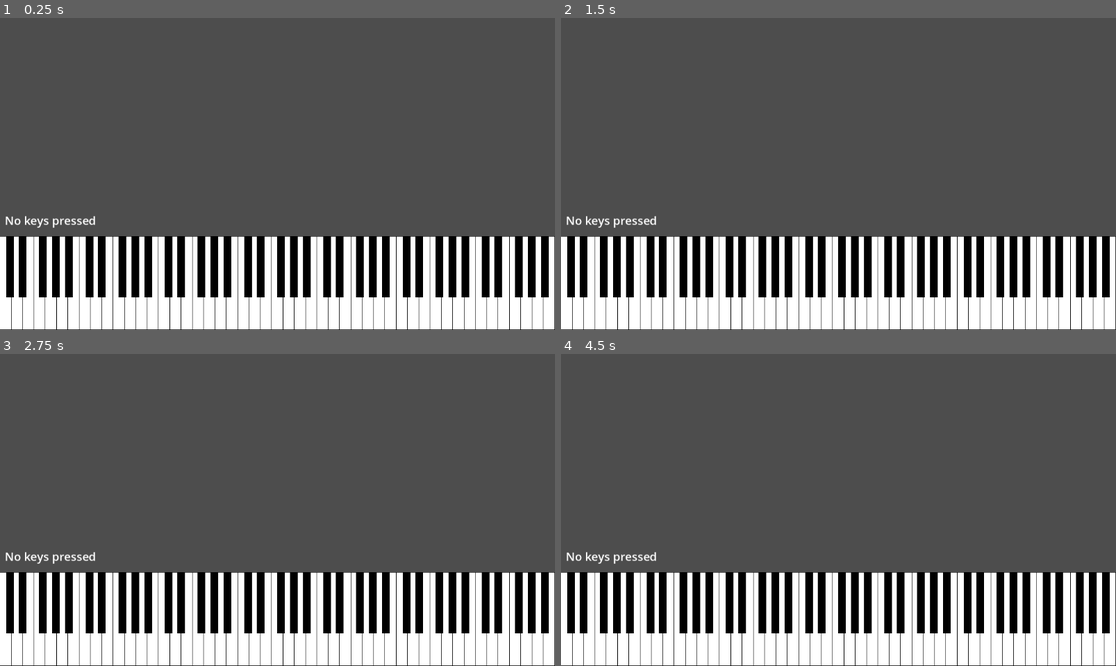
Above: before the commit, frames 1-4 (two rows, left to right).
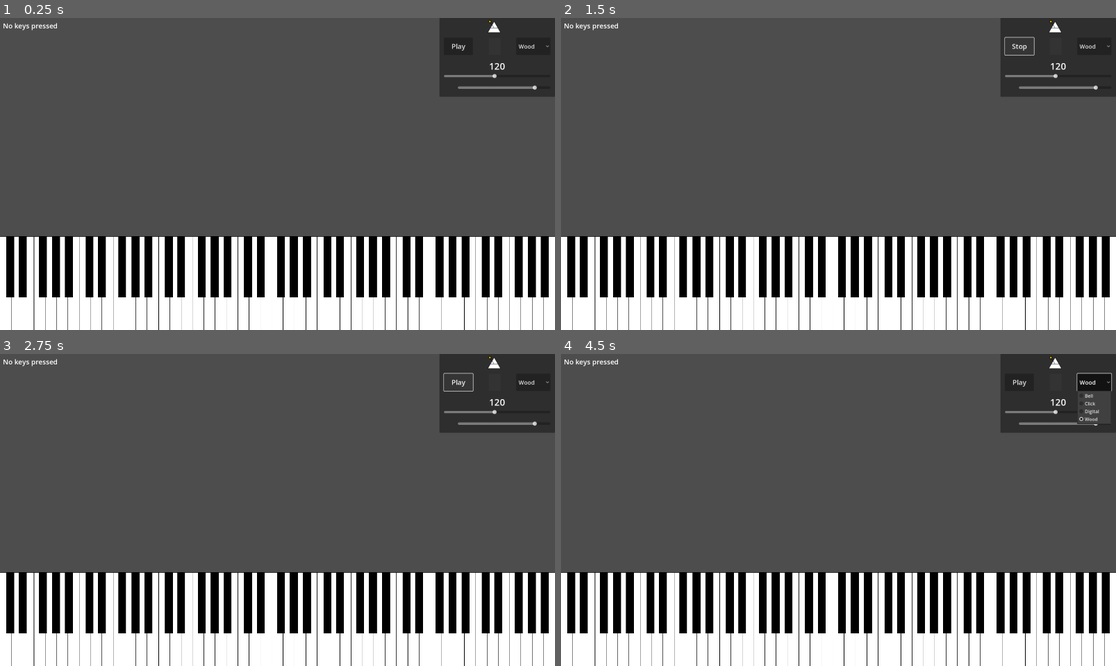
Above: after the commit, the same moments.

Repository: PianoFitness/piano-fitness-app
Game: Godot game, scene res://scenes/piano.tscn
Same seed, same stepped clock (60 frames per second), same inputs: the game is played once before the commit and once after it. The project has no main scene, so this scene is started directly.
Inputs (mouse positions are in pixels of both pictures, inside the frame that each line leads up to):
- Up to frame 1 (0.25 s): no input
- Up to frame 2 (1.5 s): click (1093, 46) at 0.5 s, where only the run after the commit has a clickable "Wood"; click (1021, 46) at 1.25 s, where only the run after the commit has a clickable "Play"
- Up to frame 3 (2.75 s): click (460, 382) at 2 s, where only the run after the commit has a clickable "Stop"
- Up to frame 4 (4.5 s): click (1021, 382) at 2.75 s, where only the run after the commit has a clickable "Play"; click (1021, 382) at 3.5 s, where only the run after the commit has a clickable "Stop"; click (1093, 382) at 4.25 s, where only the run after the commit has a clickable "Wood"

The runs differ from the first frame. In frame 1, 8.2% of the frame differs, in the area x 0-100%, y 0-100%; in frame 2, 8.0%; in frame 3, 8.0%; in frame 4, 7.7%.

Commit message:
Implement metronome feature with sound options and UI improvements (#4)
* Initial working metronome

* Add sounds with attribution

* Update metronome

* Improve metronome

* Metronome in upper right corner

* Remove plus and minus buttons

* Switch to Control

* Add icon

Diff:
--- /dev/null
+++ b/app/assets/images/metronome.svg
@@ -0,0 +1,96 @@
+<?xml version="1.0" encoding="UTF-8" standalone="no"?>
+<!-- Created with Inkscape (http://www.inkscape.org/) -->
+
+<svg
+   width="48"
+   height="48"
+   viewBox="0 0 12.7 12.7"
+   version="1.1"
+   id="svg1"
+   inkscape:version="1.3.2 (091e20e, 2023-11-25)"
+   sodipodi:docname="metronome.svg"
+   xmlns:inkscape="http://www.inkscape.org/namespaces/inkscape"
+   xmlns:sodipodi="http://sodipodi.sourceforge.net/DTD/sodipodi-0.dtd"
+   xmlns="http://www.w3.org/2000/svg"
+   xmlns:svg="http://www.w3.org/2000/svg">
+  <sodipodi:namedview
+     id="namedview1"
+     pagecolor="#505050"
+     bordercolor="#eeeeee"
+     borderopacity="1"
+     inkscape:showpageshadow="0"
+     inkscape:pageopacity="0"
+     inkscape:pagecheckerboard="0"
+     inkscape:deskcolor="#505050"
+     inkscape:document-units="mm"
+     inkscape:zoom="16"
+     inkscape:cx="28.6875"
+     inkscape:cy="21.4375"
+     inkscape:window-width="1920"
+     inkscape:window-height="1027"
+     inkscape:window-x="0"
+     inkscape:window-y="25"
+     inkscape:window-maximized="1"
+     inkscape:current-layer="layer1" />
+  <defs
+     id="defs1">
+    <clipPath
+       clipPathUnits="userSpaceOnUse"
+       id="clipPath52">
+      <path
+         id="path52"
+         style="stroke-width:0.1;stroke-linecap:square;paint-order:markers fill stroke;stop-color:#000000"
+         d="m -880.82767,-187.29769 h 1640.84 v 73.28155 h -1640.84 z" />
+    </clipPath>
+  </defs>
+  <g
+     inkscape:label="Layer 1"
+     inkscape:groupmode="layer"
+     id="layer1">
+    <path
+       sodipodi:type="star"
+       style="fill:#ffffff;stroke-width:0.26442131;stroke:#000000;stroke-opacity:1;stroke-dasharray:none;stroke-linejoin:round;fill-opacity:1"
+       id="path1"
+       inkscape:flatsided="false"
+       sodipodi:sides="3"
+       sodipodi:cx="6.3403654"
+       sodipodi:cy="12.70854"
+       sodipodi:r1="5.9542279"
+       sodipodi:r2="2.9771137"
+       sodipodi:arg1="-1.5707963"
+       sodipodi:arg2="-0.52359878"
+       inkscape:rounded="0"
+       inkscape:randomized="0"
+       d="m 6.3403656,6.754312 2.5782559,4.465671 2.5782565,4.465671 -5.1565126,0 -5.1565127,0 2.5782566,-4.465671 z"
+       inkscape:transform-center-y="-1.6832174"
+       transform="matrix(1.1307712,0,0,1.1307712,-0.93345523,-5.5273093)" />
+    <path
+       style="fill:none;stroke:#000000;stroke-width:0.299;stroke-linejoin:round;stroke-dasharray:none;stroke-opacity:1"
+       d="m 2.7530536,8.1201177 6.9371061,0"
+       id="path2"
+       sodipodi:nodetypes="cc" />
+    <path
+       style="fill:none;stroke:#000000;stroke-width:0.299;stroke-linecap:round;stroke-linejoin:round;stroke-dasharray:none;stroke-opacity:1"
+       d="M 6.1415314,8.0697916 2.5796875,2.745052"
+       id="path3"
+       sodipodi:nodetypes="cc" />
+    <path
+       sodipodi:type="star"
+       style="fill:#ffcc00;stroke:#000000;stroke-width:0.199;stroke-linecap:round;stroke-linejoin:round;stroke-dasharray:none;stroke-opacity:1"
+       id="path4"
+       inkscape:flatsided="false"
+       sodipodi:sides="5"
+       sodipodi:cx="3.0592449"
+       sodipodi:cy="3.4230468"
+       sodipodi:r1="0.93368775"
+       sodipodi:r2="0.46684381"
+       sodipodi:arg1="0.40024066"
+       sodipodi:arg2="1.0285592"
+       inkscape:rounded="0"
+       inkscape:randomized="0"
+       d="M 3.9191407,3.7868489 3.3001613,3.8229249 2.9789709,4.3532774 2.7533855,3.775741 2.149737,3.6341588 2.629297,3.2411458 2.577412,2.6232907 3.0993818,2.9579316 3.6709636,2.7176583 3.5139987,3.3174908 Z"
+       inkscape:transform-center-x="0.038560298"
+       inkscape:transform-center-y="0.1014091"
+       transform="matrix(1.554469,0,0,1.554469,-2.4597162,-3.1303785)" />
+  </g>
+</svg>
--- /dev/null
+++ b/app/default_bus_layout.tres
@@ -0,0 +1,9 @@
+[gd_resource type="AudioBusLayout" format=3 uid="uid://btr3n305vp5qp"]
+
+[resource]
+bus/1/name = &"Metronome"
+bus/1/solo = false
+bus/1/mute = false
+bus/1/bypass_fx = false
+bus/1/volume_db = 0.0
+bus/1/send = &"Master"
--- a/app/project.godot
+++ b/app/project.godot
@@ -14,6 +14,11 @@
 config/features=PackedStringArray("4.3", "Mobile")
 config/icon="res://icon.svg"
 
+[display]
+
+window/size/viewport_width=1920
+window/size/viewport_height=1080
+
 [rendering]
 
 renderer/rendering_method="mobile"
--- /dev/null
+++ b/app/scenes/metronome.gd
@@ -0,0 +1,120 @@
+extends Control
+
+signal beat_played(beat_number: int)
+
+const MIN_BPM = 40
+const MAX_BPM = 208
+const SECONDS_PER_MINUTE = 60.0
+const BEATS_PER_BAR = 4
+
+const SOUNDS = {
+	"bell": preload("res://assets/sound/bell.wav"),
+	"click": preload("res://assets/sound/click.wav"),
+	"digital": preload("res://assets/sound/digital.wav"),
+	"wood": preload("res://assets/sound/wood.wav")
+}
+
+const COLORS = {
+	"accent": Color(0.4, 0.7, 1.0),
+	"normal": Color(0.3, 0.5, 0.8),
+	"inactive": Color(0.2, 0.2, 0.2)
+}
+
+const DEFAULT_SETTINGS = {
+	"bpm": 120.0,
+	"volume_db": - 6.0,
+	"sound": "wood"
+}
+
+var sound_players: Dictionary = {}
+var is_playing: bool = false
+var current_beat: int = -1
+var time_since_last_beat: float = 0.0
+var beat_interval: float
+var bpm: float = DEFAULT_SETTINGS.bpm
+var volume_db: float = DEFAULT_SETTINGS.volume_db
+var current_sound: String = DEFAULT_SETTINGS.sound
+
+@onready var ui = {
+	"play_button": %PlayButton,
+	"sound_option": %SoundOption,
+	"tempo_slider": %TempoSlider,
+	"tempo_label": %TempoLabel,
+	"volume_slider": %VolumeSlider,
+	"beat_indicator": %BeatIndicator
+}
+
+func _ready():
+	setup_sound_players()
+	setup_ui()
+	update_beat_interval()
+
+func setup_sound_players():
+	for sound_name in SOUNDS:
+		var player = AudioStreamPlayer.new()
+		player.stream = SOUNDS[sound_name]
+		player.bus = "Metronome"
+		$AudioPlayers.add_child(player)
+		sound_players[sound_name] = player
+
+func setup_ui():
+	ui.play_button.pressed.connect(_on_play_button_pressed)
+	ui.sound_option.item_selected.connect(_on_sound_selected)
+	ui.tempo_slider.value_changed.connect(_on_tempo_changed)
+	ui.volume_slider.value_changed.connect(_on_volume_changed)
+
+	for sound_name in SOUNDS.keys():
+		ui.sound_option.add_item(sound_name.capitalize())
+
+	ui.sound_option.selected = SOUNDS.keys().find(DEFAULT_SETTINGS.sound)
+	ui.tempo_slider.value = DEFAULT_SETTINGS.bpm
+	ui.volume_slider.value = DEFAULT_SETTINGS.volume_db
+
+func _process(delta):
+	if is_playing:
+		time_since_last_beat += delta
+		if time_since_last_beat >= beat_interval:
+			play_beat()
+			time_since_last_beat -= beat_interval
+
+func update_beat_interval():
+	beat_interval = SECONDS_PER_MINUTE / bpm
+
+func play_beat():
+	current_beat = (current_beat + 1) % BEATS_PER_BAR
+	var player = sound_players[current_sound]
+	player.volume_db = volume_db
+	player.play()
+
+	ui.beat_indicator.color = COLORS.accent if current_beat == 0 else COLORS.normal
+	create_tween().tween_property(ui.beat_indicator, "color", COLORS.inactive, 0.1)
+
+	emit_signal("beat_played", current_beat)
+
+func _on_play_button_pressed():
+	if is_playing:
+		stop()
+		ui.play_button.text = "Play"
+	else:
+		start()
+		ui.play_button.text = "Stop"
+
+func _on_sound_selected(idx: int):
+	current_sound = SOUNDS.keys()[idx]
+
+func _on_tempo_changed(value: float):
+	bpm = value
+	update_beat_interval()
+	ui.tempo_label.text = str(int(value))
+
+func _on_volume_changed(value: float):
+	volume_db = value
+
+func start():
+	current_beat = -1
+	time_since_last_beat = 0
+	is_playing = true
+
+func stop():
+	is_playing = false
+	current_beat = -1
--- /dev/null
+++ b/app/scenes/metronome.tscn
@@ -0,0 +1,114 @@
+[gd_scene load_steps=3 format=3 uid="uid://qnn08ykran7h"]
+
+[ext_resource type="Script" path="res://scenes/metronome.gd" id="1_m4k2l"]
+[ext_resource type="Texture2D" uid="uid://dfe64iy37i1al" path="res://assets/images/metronome.svg" id="2_y7314"]
+
+[node name="Metronome" type="Control"]
+layout_mode = 3
+anchors_preset = 1
+anchor_left = 1.0
+anchor_right = 1.0
+offset_left = -400.0
+offset_bottom = 250.0
+grow_horizontal = 0
+script = ExtResource("1_m4k2l")
+
+[node name="PanelContainer" type="PanelContainer" parent="."]
+layout_mode = 1
+anchors_preset = 15
+anchor_right = 1.0
+anchor_bottom = 1.0
+grow_horizontal = 2
+grow_vertical = 2
+
+[node name="MarginContainer" type="MarginContainer" parent="PanelContainer"]
+layout_mode = 2
+theme_override_constants/margin_left = 16
+theme_override_constants/margin_top = 16
+theme_override_constants/margin_right = 16
+theme_override_constants/margin_bottom = 16
+
+[node name="VBox" type="VBoxContainer" parent="PanelContainer/MarginContainer"]
+layout_mode = 2
+theme_override_constants/separation = 16
+
+[node name="CenterContainer" type="CenterContainer" parent="PanelContainer/MarginContainer/VBox"]
+layout_mode = 2
+
+[node name="MarginContainer" type="MarginContainer" parent="PanelContainer/MarginContainer/VBox/CenterContainer"]
+layout_mode = 2
+theme_override_constants/margin_top = 10
+theme_override_constants/margin_right = 20
+
+[node name="TextureRect" type="TextureRect" parent="PanelContainer/MarginContainer/VBox/CenterContainer/MarginContainer"]
+layout_mode = 2
+texture = ExtResource("2_y7314")
+stretch_mode = 4
+
+[node name="TopRow" type="HBoxContainer" parent="PanelContainer/MarginContainer/VBox"]
+layout_mode = 2
+theme_override_constants/separation = 16
+
+[node name="PlayButton" type="Button" parent="PanelContainer/MarginContainer/VBox/TopRow"]
+unique_name_in_owner = true
+custom_minimum_size = Vector2(100, 60)
+layout_mode = 2
+theme_override_font_sizes/font_size = 24
+text = "Play"
+
+[node name="BeatIndicator" type="ColorRect" parent="PanelContainer/MarginContainer/VBox/TopRow"]
+unique_name_in_owner = true
+custom_minimum_size = Vector2(40, 40)
+layout_mode = 2
+size_flags_horizontal = 6
+color = Color(0.2, 0.2, 0.2, 1)
+
+[node name="SoundOption" type="OptionButton" parent="PanelContainer/MarginContainer/VBox/TopRow"]
+unique_name_in_owner = true
+layout_mode = 2
+size_flags_horizontal = 3
+theme_override_font_sizes/font_size = 20
+
+[node name="TempoControls" type="VBoxContainer" parent="PanelContainer/MarginContainer/VBox"]
+layout_mode = 2
+
+[node name="TempoButtons" type="HBoxContainer" parent="PanelContainer/MarginContainer/VBox/TempoControls"]
+layout_mode = 2
+alignment = 1
+
+[node name="TempoLabel" type="Label" parent="PanelContainer/MarginContainer/VBox/TempoControls/TempoButtons"]
+unique_name_in_owner = true
+custom_minimum_size = Vector2(120, 0)
+layout_mode = 2
+theme_override_font_sizes/font_size = 32
+text = "120"
+horizontal_alignment = 1
+
+[node name="TempoSlider" type="HSlider" parent="PanelContainer/MarginContainer/VBox/TempoControls"]
+unique_name_in_owner = true
+layout_mode = 2
+size_flags_horizontal = 3
+theme_override_constants/grabber_offset = 0
+min_value = 40.0
+max_value = 208.0
+value = 120.0
+
+[node name="VolumeContainer" type="HBoxContainer" parent="PanelContainer/MarginContainer/VBox"]
+layout_mode = 2
+theme_override_constants/separation = 16
+
+[node name="VolumeIcon" type="TextureRect" parent="PanelContainer/MarginContainer/VBox/VolumeContainer"]
+custom_minimum_size = Vector2(32, 32)
+layout_mode = 2
+expand_mode = 2
+
+[node name="VolumeSlider" type="HSlider" parent="PanelContainer/MarginContainer/VBox/VolumeContainer"]
+unique_name_in_owner = true
+layout_mode = 2
+size_flags_horizontal = 3
+size_flags_vertical = 4
+min_value = -40.0
+max_value = 0.0
+value = -6.0
+
+[node name="AudioPlayers" type="Node" parent="."]
--- a/app/scenes/note_display.gd
+++ b/app/scenes/note_display.gd
@@ -51,4 +51,4 @@
 	else:
 		# Create display text using sorted note names
 		var display_names = active_notes.map(func(info): return info.display_name)
-		text = "[b]Playing:[/b] " + " [color=gray]•[/color] ".join(display_names)
+		text = "Playing: " + " [color=gray]•[/color] ".join(display_names)
--- a/app/scenes/piano.gd
+++ b/app/scenes/piano.gd
@@ -1,43 +1,40 @@
-extends Node2D
+extends Control
 
 # Piano physical layout constants
-const WHITE_KEY_OFFSETS = [0, 2, 4, 5, 7, 9, 11] # Semitone offsets for white keys
+const WHITE_KEY_OFFSETS = [0, 2, 4, 5, 7, 9, 11]
 const BLACK_KEY_POSITIONS = [
-	{"offset": 0.9, "note": 1}, # C#/Db
-	{"offset": 2.0, "note": 3}, # D#/Eb
-	{"offset": 3.8, "note": 6}, # F#/Gb
-	{"offset": 4.95, "note": 8}, # G#/Ab
-	{"offset": 6.1, "note": 10} # A#/Bb
+	{"offset": 0.9, "note": 1},
+	{"offset": 2.0, "note": 3},
+	{"offset": 3.8, "note": 6},
+	{"offset": 4.95, "note": 8},
+	{"offset": 6.1, "note": 10}
 ]
 
-# Piano dimensional ratios
-const WHITE_KEY_HEIGHT_RATIO = 0.3 # Height of white keys relative to viewport
-const BLACK_KEY_WIDTH_RATIO = 0.7 # Width of black keys relative to white keys
-const BLACK_KEY_HEIGHT_RATIO = 0.65 # Height of black keys relative to white keys
+const WHITE_KEY_HEIGHT_RATIO = 0.3
+const BLACK_KEY_WIDTH_RATIO = 0.7
+const BLACK_KEY_HEIGHT_RATIO = 0.65
 
-# Piano musical constants
-const KEYS_PER_OCTAVE = 12 # Semitones per octave
-const WHITE_KEYS_PER_OCTAVE = 7 # White keys per octave
-const STARTING_MIDI_NOTE = 24 # Starting MIDI note (C1)
-const OCTAVE_COUNT = 7 # Number of octaves to display
+const KEYS_PER_OCTAVE = 12
+const WHITE_KEYS_PER_OCTAVE = 7
+const STARTING_MIDI_NOTE = 24
+const OCTAVE_COUNT = 7
 
-# Visual feedback colors
 const ACTIVE_WHITE_KEY_COLOR = Color(0.8, 0.8, 1.0)
 const ACTIVE_BLACK_KEY_COLOR = Color(0.3, 0.3, 0.5)
 const INACTIVE_WHITE_KEY_COLOR = Color.WHITE
 const INACTIVE_BLACK_KEY_COLOR = Color.BLACK
 
-# Instance variables
 var white_keys = {}
 var black_keys = {}
 var active_notes = {}
 var viewport_size: Vector2
 
 @onready var note_display = $NoteDisplay
+@onready var piano_keys = $PianoKeys
 
 func _ready():
 	viewport_size = get_viewport_rect().size
-	position = Vector2(0, viewport_size.y - viewport_size.y * WHITE_KEY_HEIGHT_RATIO)
+	piano_keys.position = Vector2(0, viewport_size.y - viewport_size.y * WHITE_KEY_HEIGHT_RATIO)
 	create_piano_keys()
 	OS.open_midi_inputs()
 
@@ -74,7 +71,7 @@
 			border.default_color = INACTIVE_BLACK_KEY_COLOR
 			white_key.add_child(border)
 
-			add_child(white_key)
+			piano_keys.add_child(white_key)
 			white_keys[base_note + WHITE_KEY_OFFSETS[i]] = white_key
 
 		# Black keys
@@ -86,7 +83,7 @@
 				0
 			)
 			black_key.color = INACTIVE_BLACK_KEY_COLOR
-			add_child(black_key)
+			piano_keys.add_child(black_key)
 			black_keys[base_note + data.note] = black_key
 
 func handle_midi_event(event: InputEventMIDI):
@@ -99,6 +96,4 @@
 	var key = white_keys.get(note) if note in white_keys else black_keys.get(note)
 	if key:
 		key.color = (ACTIVE_WHITE_KEY_COLOR if note in white_keys else ACTIVE_BLACK_KEY_COLOR) if is_active else (INACTIVE_WHITE_KEY_COLOR if note in white_keys else INACTIVE_BLACK_KEY_COLOR)
-
-		# Delegate note display update to NoteDisplay node
 		note_display.update_note_state(note, is_active)
--- a/app/scenes/piano.tscn
+++ b/app/scenes/piano.tscn
@@ -1,13 +1,30 @@
-[gd_scene load_steps=3 format=3 uid="uid://deocrbvduwvbf"]
+[gd_scene load_steps=4 format=3 uid="uid://deocrbvduwvbf"]
 
 [ext_resource type="Script" path="res://scenes/piano.gd" id="1_16djv"]
 [ext_resource type="Script" path="res://scenes/note_display.gd" id="2_4lvi2"]
+[ext_resource type="PackedScene" uid="uid://qnn08ykran7h" path="res://scenes/metronome.tscn" id="3_m4k2l"]
 
-[node name="Piano" type="Node2D"]
+[node name="Piano" type="Control"]
+layout_mode = 3
+anchors_preset = 15
+anchor_right = 1.0
+anchor_bottom = 1.0
+grow_horizontal = 2
+grow_vertical = 2
 script = ExtResource("1_16djv")
 
 [node name="NoteDisplay" type="RichTextLabel" parent="."]
+layout_mode = 1
+anchors_preset = 10
+anchor_right = 1.0
 offset_left = 10.0
-offset_top = -50.0
-offset_right = 400.0
+offset_top = 10.0
+offset_bottom = 10.0
+grow_horizontal = 2
 script = ExtResource("2_4lvi2")
+
+[node name="PianoKeys" type="Node2D" parent="."]
+position = Vector2(0, 100)
+
+[node name="CanvasLayer#Metronome" parent="." instance=ExtResource("3_m4k2l")]
+layout_mode = 1
Not shown, added: app/assets/images/metronome.svg.import
Not shown, added: app/assets/sound/bell.wav.import
Not shown, added: app/assets/sound/click.wav.import
Not shown, added: app/assets/sound/digital.wav.import
Not shown, added: app/assets/sound/wood.wav.import
Not shown, added: app/assets/ATTRIBUTION.md
Not shown, added: app/assets/sound/bell.wav
Not shown, added: app/assets/sound/click.wav
Not shown, added: app/assets/sound/digital.wav
Not shown, added: app/assets/sound/wood.wav
